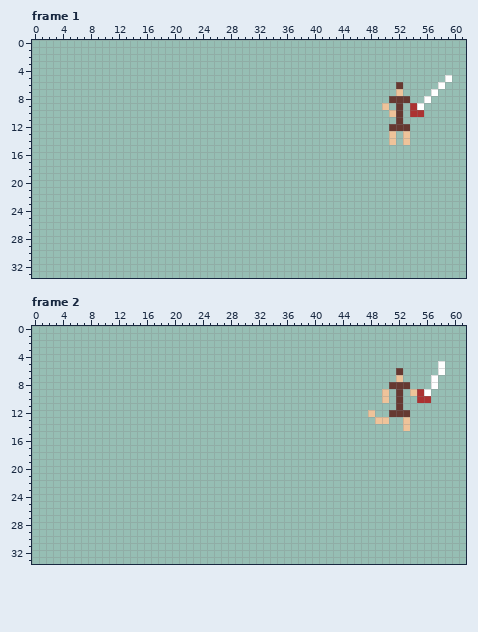
One commit to this pixel-art file: NonUnitySources/Aseprite/Sprites Assorted F4.aseprite. Above: the version before the commit.
64x64 pixels, 4 frames. Shown: frame 1: x 0..61, y 0..33; frame 2: x 0..61, y 0..33. The commit also changed other frames, which this record leaves out.
Now the later version:
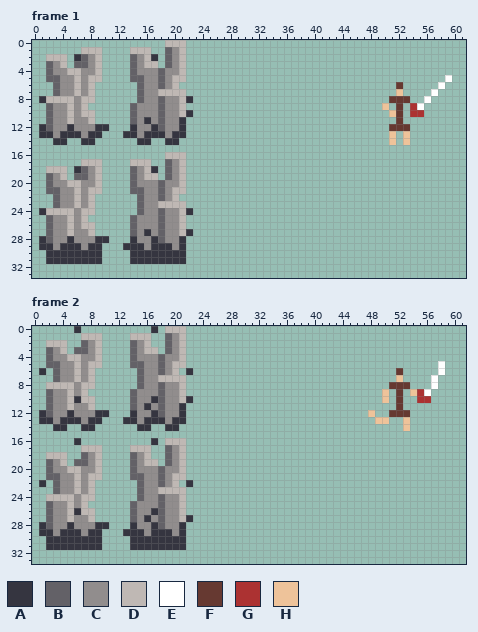
Palette (. is transparent): A #353540  B #636167  C #918d8d  D #bfb8b4  E #ffffff  F #663931  G #ac3232  H #eec39a
Difference:
layer "Layer 2" added
Frame 1, layers "Layer 2", "Layer 1":
y 0: x 19..21 ... -> DDD
y 1: x 7..9 ... -> DDD; x 14..16 ... -> DDD; x 19..21 ... -> BCD
y 2: x 2..4 ... -> DDD; x 6..9 .... -> ABCD; x 14..17 .... -> BCDA; x 19..21 ... -> BCD
y 3: x 2..4 ... -> BCD; x 6..9 .... -> BBCD; x 14..17 .... -> BCDD; x 19..21 ... -> BCD
y 4: x 2..9 ........ -> BCCDDCCD; x 14..21 ........ -> BCCCBCCD
y 5: x 2..9 ........ -> BBCCDCDD; x 14..21 ........ -> BBCCBCDD
y 6: x 3..8 ...... -> BCCDCD; x 15..20 ...... -> BCCBCD
y 7: x 3..8 ...... -> BCCDCD; x 15..21 ....... -> BCCDDDD
y 8: x 1..8 ........ -> ADDDDCDD; x 15..22 ........ -> BCCBCCDA
y 9: x 2..7 ...... -> BCCDCD; x 14..21 ........ -> BCCCBCCD
y 10: x 2..8 ....... -> BCCDCDD; x 14..22 ......... -> BCCCBCCDA
y 11: x 2..8 ....... -> BCCDCCD; x 14..21 ........ -> BCACBCCA
y 12: x 1..10 .......... -> ABCCACCCAA; x 14..21 ........ -> ACCABCCA
y 13: x 1..9 ......... -> AACAAACAA; x 13..21 ......... -> AACAAACAA
y 14: x 3..4 .. -> AA; x 7..8 .. -> AA; x 15..16 .. -> AA; x 19..20 .. -> AA
y 16: x 19..21 ... -> DDD
y 17: x 7..9 ... -> DDD; x 14..16 ... -> DDD; x 19..21 ... -> BCD
y 18: x 2..4 ... -> DDD; x 6..9 .... -> ABCD; x 14..17 .... -> BCDA; x 19..21 ... -> BCD
y 19: x 2..4 ... -> BCD; x 6..9 .... -> BBCD; x 14..17 .... -> BCDD; x 19..21 ... -> BCD
y 20: x 2..9 ........ -> BCCDDCCD; x 14..21 ........ -> BCCCBCCD
y 21: x 2..9 ........ -> BBCCDCDD; x 14..21 ........ -> BBCCBCDD
y 22: x 3..8 ...... -> BCCDCD; x 15..20 ...... -> BCCBCD
y 23: x 3..8 ...... -> BCCDCD; x 15..21 ....... -> BCCDDDD
y 24: x 1..8 ........ -> ADDDDCDD; x 15..22 ........ -> BCCBCCDA
y 25: x 2..7 ...... -> BCCDCD; x 14..21 ........ -> BCCCBCCD
y 26: x 2..8 ....... -> BCCDCDD; x 14..21 ........ -> BCCCBCCD
y 27: x 2..8 ....... -> BCCDCCD; x 14..22 ......... -> BCACBCCDA
y 28: x 1..10 .......... -> ABCCACCCAA; x 14..21 ........ -> ACCABCCA
y 29: x 1..9 ......... -> AACAAACAA; x 13..21 ......... -> AAACAAACA
y 30..31: x 2..9 ........ -> AAAAAAAA; x 14..21 ........ -> AAAAAAAA
Frame 2, layers "Layer 2", "Layer 1":
y 0: x 6 . -> A; x 17 . -> A; x 19..21 ... -> DDD
y 1: x 7..9 ... -> DDD; x 14..16 ... -> DDD; x 19..21 ... -> BCD
y 2: x 2..4 ... -> DDD; x 7..9 ... -> BCD; x 14..16 ... -> BCD; x 19..21 ... -> BCD
y 3: x 2..4 ... -> BCD; x 6..9 .... -> BBCD; x 14..17 .... -> BCDD; x 19..21 ... -> BCD
y 4: x 2..9 ........ -> BCCDDCCD; x 14..21 ........ -> BCCCBCCD
y 5: x 2..9 ........ -> BBCCDCDD; x 14..21 ........ -> BBCCBCDD
y 6: x 1 . -> A; x 3..8 ...... -> BCCDCD; x 15..20 ...... -> BCCBCD; x 22 . -> A
y 7: x 3..8 ...... -> BCCDCD; x 15..21 ....... -> BCCDDDD
y 8: x 2..8 ....... -> DDDDCDD; x 15..21 ....... -> BCCBCCD
y 9: x 2..7 ...... -> BCCDCD; x 14..21 ........ -> BCCCBCCD
y 10: x 2..8 ....... -> BCCDADD; x 14..22 ......... -> BCCABCCDA
y 11: x 2..8 ....... -> BCCDCCD; x 14..21 ........ -> BCACBCCA
y 12: x 1..10 .......... -> ABCCACCCAA; x 14..21 ........ -> ACCABCCA
y 13: x 1..9 ......... -> AACAAACAA; x 13..21 ......... -> AACAAACAA
y 14: x 3..4 .. -> AA; x 7..8 .. -> AA; x 15..16 .. -> AA; x 19..20 .. -> AA
y 16: x 6 . -> A; x 17 . -> A; x 19..21 ... -> DDD
y 17: x 7..9 ... -> DDD; x 14..16 ... -> DDD; x 19..21 ... -> BCD
y 18: x 2..4 ... -> DDD; x 7..9 ... -> BCD; x 14..16 ... -> BCD; x 19..21 ... -> BCD
y 19: x 2..4 ... -> BCD; x 6..9 .... -> BBCD; x 14..17 .... -> BCDD; x 19..21 ... -> BCD
y 20: x 2..9 ........ -> BCCDDCCD; x 14..21 ........ -> BCCCBCCD
y 21: x 2..9 ........ -> BBCCDCDD; x 14..21 ........ -> BBCCBCDD
y 22: x 1 . -> A; x 3..8 ...... -> BCCDCD; x 15..20 ...... -> BCCBCD; x 22 . -> A
y 23: x 3..8 ...... -> BCCDCD; x 15..21 ....... -> BCCDDDD
y 24: x 2..8 ....... -> DDDDCDD; x 15..21 ....... -> BCCBCCD
y 25: x 2..7 ...... -> BCCDCD; x 14..21 ........ -> BCCCBCCD
y 26: x 2..8 ....... -> BCCDADD; x 14..21 ........ -> BCCABCCD
y 27: x 2..8 ....... -> BCCDCCD; x 14..22 ......... -> BCACBCCDA
y 28: x 1..10 .......... -> ABCCACCCAA; x 14..21 ........ -> ACCABCCA
y 29: x 1..9 ......... -> AACAAACAA; x 13..21 ......... -> AAACAAACA
y 30..31: x 2..9 ........ -> AAAAAAAA; x 14..21 ........ -> AAAAAAAA
